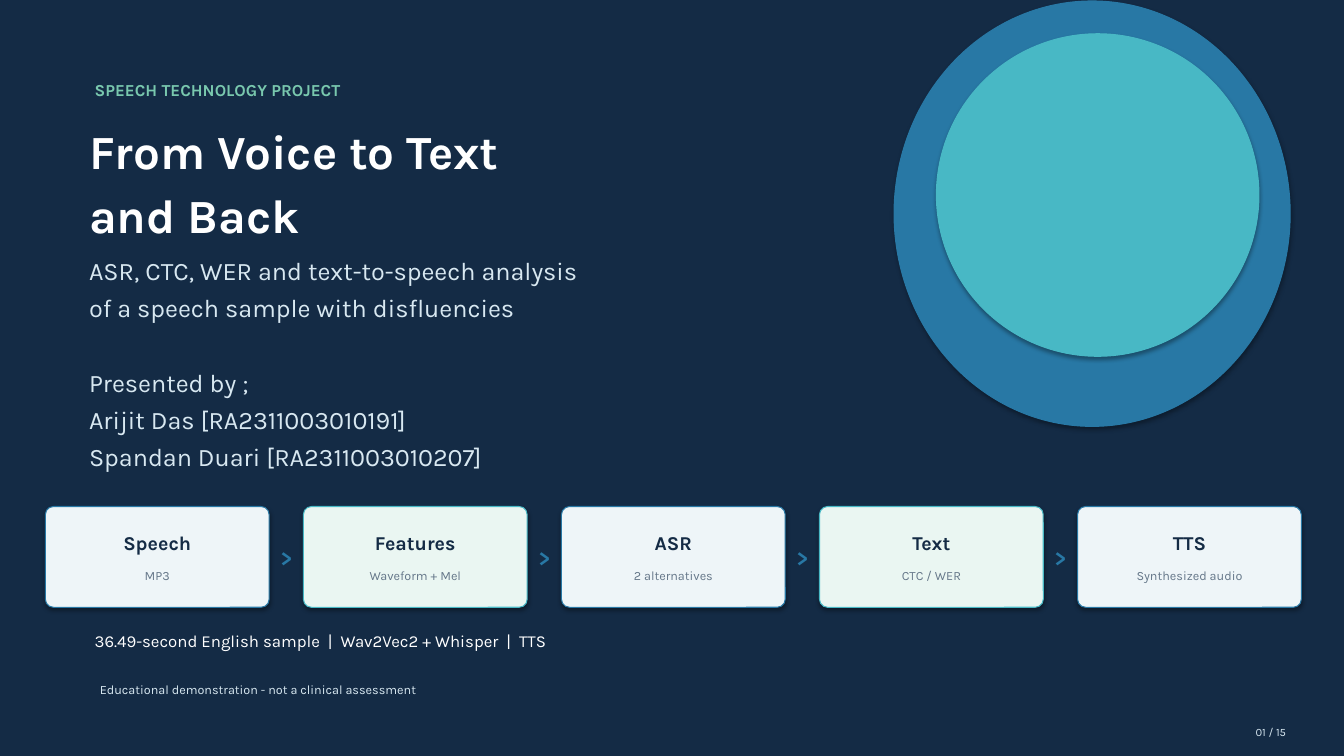
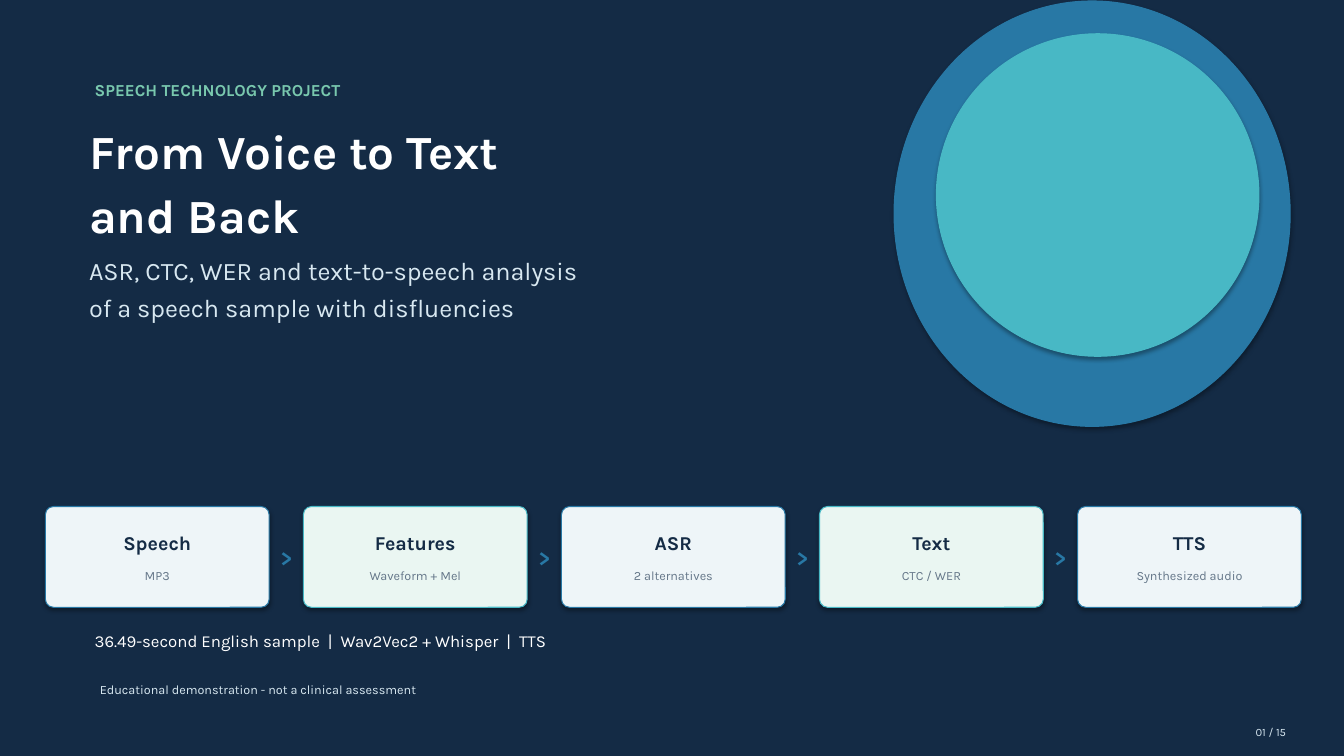
Before and after one commit to ArijitDas2005/stutter-speech-asr-tts, a slide deck: slide 1 of report/project_presentation.pptx. Drawn at 1344x756 pixels with LibreOffice and Linux fonts; fonts in the diff are those of the drawing. Boxes give left, top, right and bottom in pixels: in the first picture for what was removed or moved away, otherwise in the second. Text is boxed around its words. In the diff, an @@ line names an element or a change of style, - is before the commit and + after.

```diff
--- a/report/project_presentation.pptx
+++ b/report/project_presentation.pptx
@@ text at box(89, 375, 481, 472): paragraphs removed @@
-Presented by ;
-Arijit Das [RA2311003010191]
-Spandan Duari [RA2311003010207]
```
